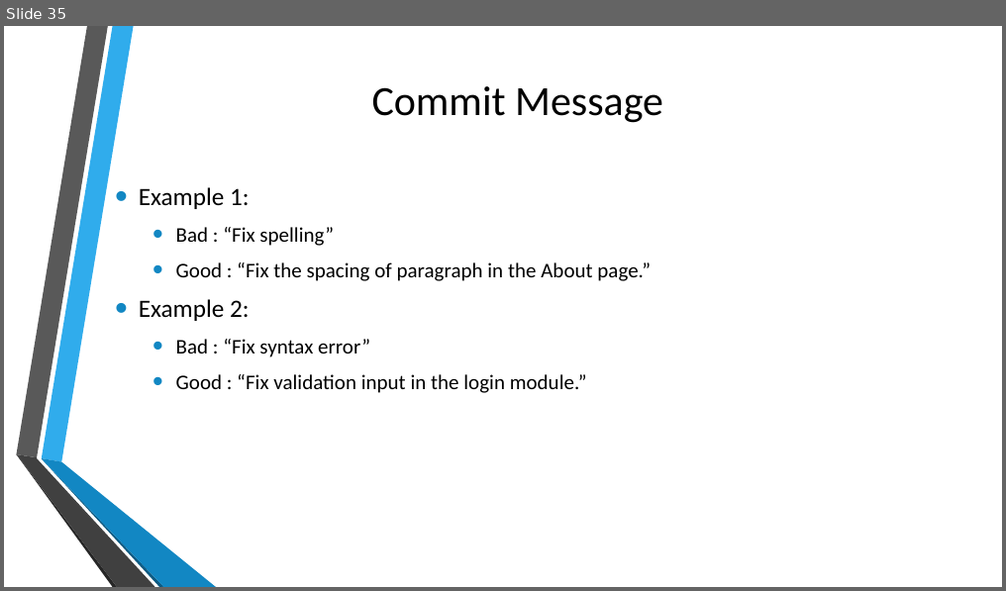
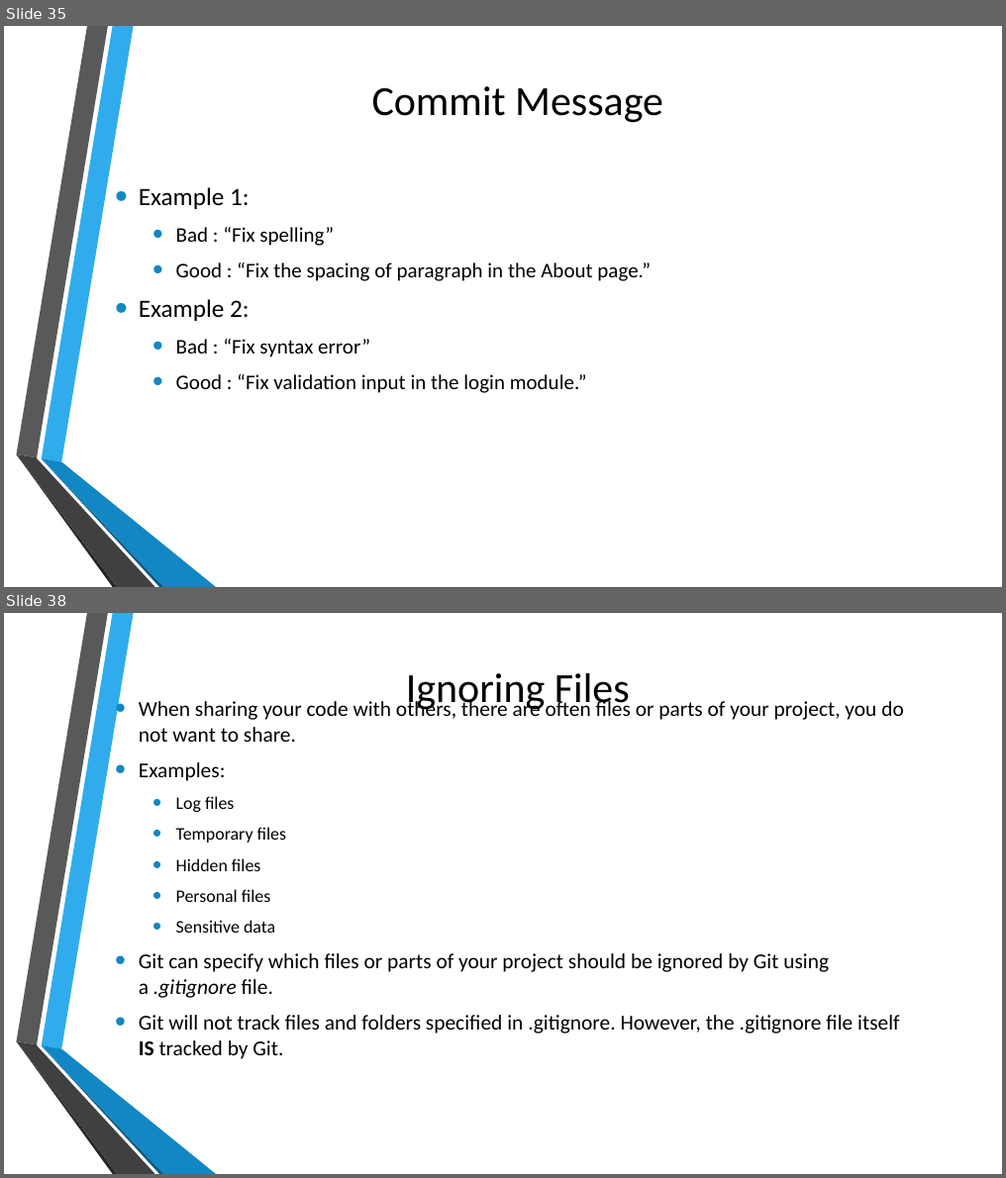
Before and after one commit to errol20/GitPPT, a slide deck: Version Control using Git.pptx. Shown one above the other, each under a label of ours: slide 35 before the commit, slides 35 and 38 after it; the slides between them are not shown. The pictures are 1006x591 and 1006x1178 pixels, drawn with LibreOffice and Linux fonts; fonts in the diff are those of the drawing; background and template pictures are left out. Boxes give left, top, right and bottom in pixels: in the first picture for what was removed or moved away, otherwise in the second. Text is boxed around its words. In the diff, an @@ line names an element or a change of style, - is before the commit and + after.

Commit message:
Update the presentation

```diff
--- a/Version Control using Git.pptx
+++ b/Version Control using Git.pptx
@@ slide 38 added at (x1=4, y1=613, x2=1002, y2=1174), background picture (left out); not listed: 6 template elements that a slide beside it also shows @@
@@ text added at (x1=139, y1=698, x2=904, y2=1059), 20.4 pt, text #000000 @@
+• When sharing your code with others, there are often files or parts of your project, you do not want to share.
+• Examples:
+  • Log files
+  • Temporary files
+  • Hidden files
+  • Personal files
+  • Sensitive data
+• Git can specify which files or parts of your project should be ignored by Git using a .gitignore file.
+• Git will not track files and folders specified in .gitignore. However, the .gitignore file itself IS tracked by Git.
@@ title added at (x1=406, y1=673, x2=630, y2=713), 40 pt, text #000000 @@
+Ignoring Files
```
Also in this commit, not shown: 7 other slides added.
